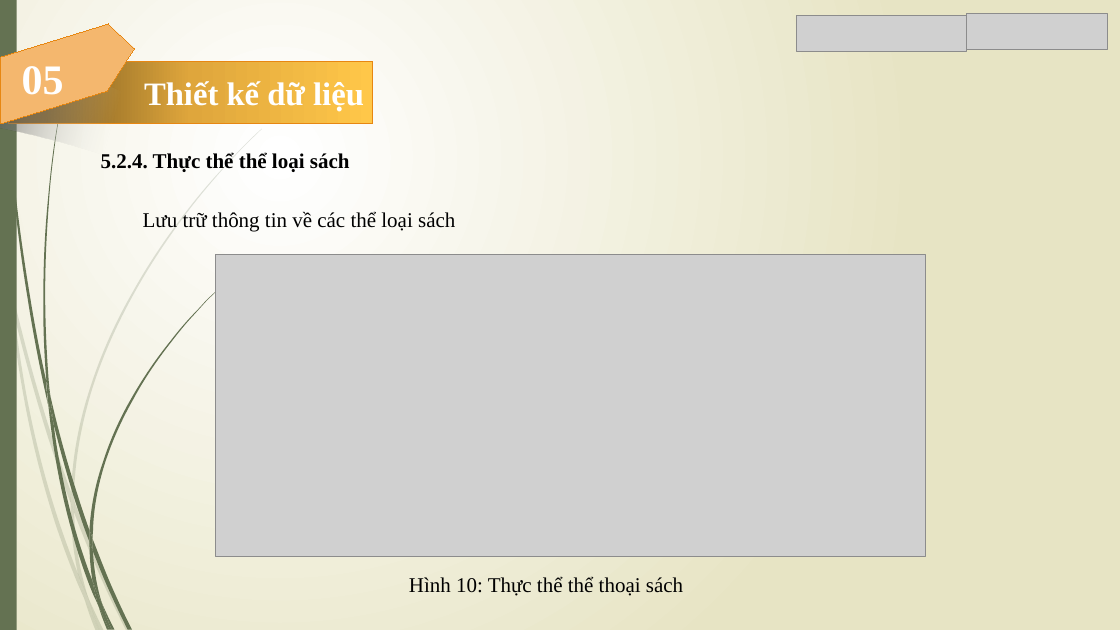
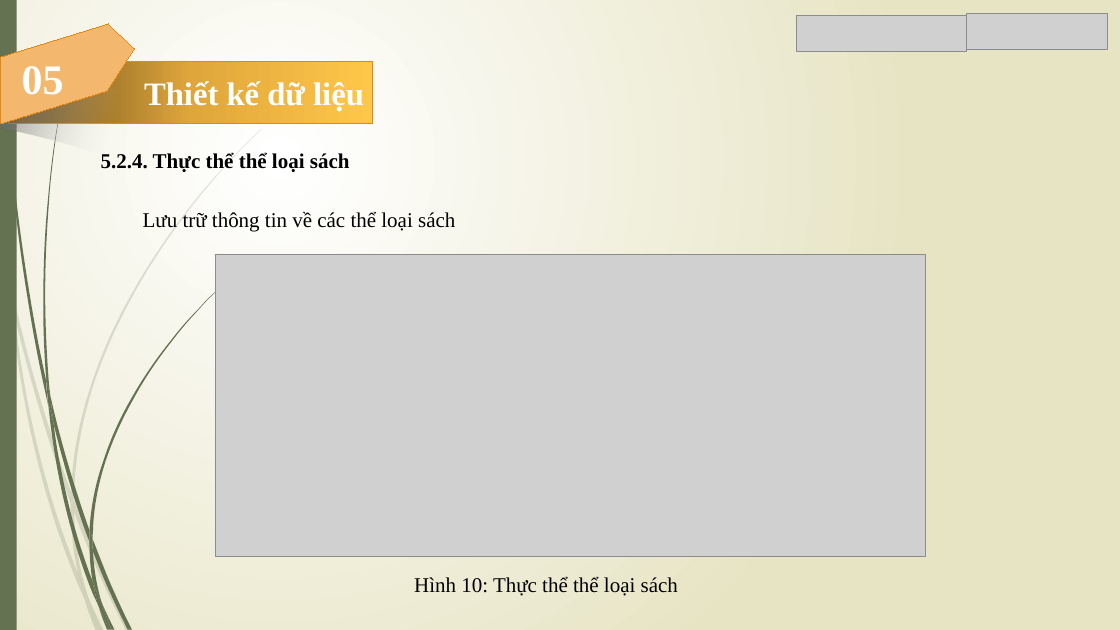
Before and after one commit to Trong-Nhan/Do_An_Ky_Cuoi, a slide deck: slide 10 of Slide Đồ Án.pptx. Drawn at 1120x630 pixels with LibreOffice and Linux fonts; fonts in the diff are those of the drawing; grey boxes stand for pictures. Boxes give left, top, right and bottom in pixels: in the first picture for what was removed or moved away, otherwise in the second. Text is boxed around its words. In the diff, an @@ line names an element or a change of style, - is before the commit and + after.

```diff
--- a/Slide Đồ Án.pptx
+++ b/Slide Đồ Án.pptx
@@ text at box(414, 576, 678, 596): text changed @@
-Hình 10: Thực thể thể thoại sách
+Hình 10: Thực thể thể loại sách
```
Also in this commit, not shown: 4 other slides changed.
